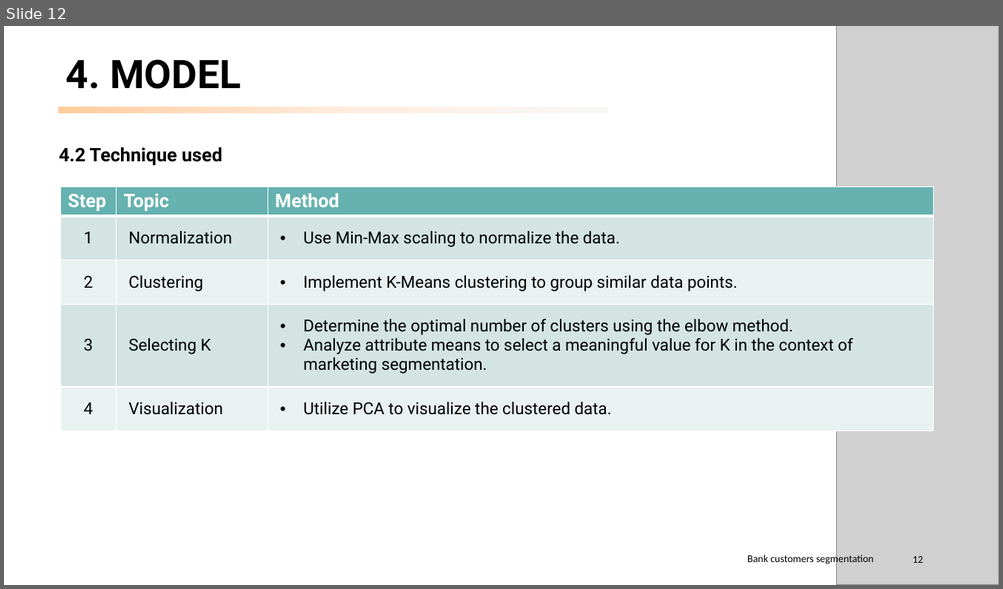
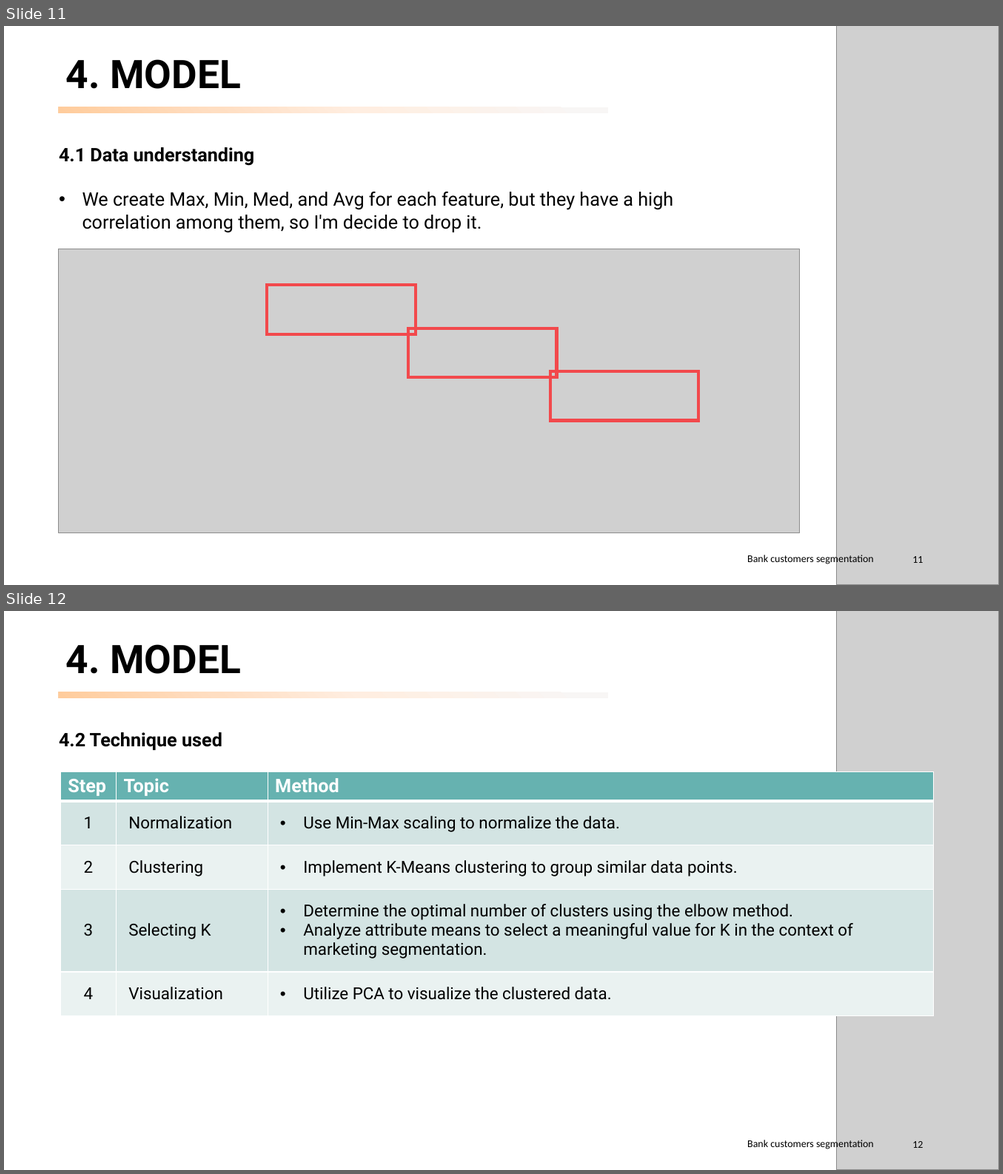
Before and after one commit to peerapat-t/Banking-customer-segmentation, a slide deck: banking customer segmentation.pptx. Shown one above the other, each under a label of ours: slide 12 before the commit, slides 11 and 12 after it. The pictures are 1003x589 and 1003x1174 pixels, drawn with LibreOffice and Linux fonts; fonts in the diff are those of the drawing; grey boxes stand for pictures. Boxes give left, top, right and bottom in pixels: in the first picture for what was removed or moved away, otherwise in the second. Text is boxed around its words. In the diff, an @@ line names an element or a change of style, - is before the commit and + after.

```diff
--- a/banking customer segmentation.pptx
+++ b/banking customer segmentation.pptx
@@ slide 11 added at (x1=4, y1=26, x2=999, y2=585), background #FFFFFF @@
@@ picture added at (x1=836, y1=26, x2=999, y2=585) @@
@@ title added at (x1=66, y1=59, x2=241, y2=89), 38 pt, text #000000, bold @@
+4. MODEL
@@ rectangle added at (x1=59, y1=107, x2=608, y2=113), fill gradient #FFCC9C to #FFDEC3 to #FFEEE2 to #F8F6F5 @@
@@ text added at (x1=59, y1=147, x2=673, y2=233), 18 pt, text #000000 @@
+4.1 Data understanding
+• We create Max, Min, Med, and Avg for each feature, but they have a high correlation among them, so I'm decide to drop it.
@@ picture added at (x1=59, y1=249, x2=799, y2=534) @@
@@ rectangle added at (x1=267, y1=286, x2=415, y2=335), outline #F2494C 3 pt @@
@@ rectangle added at (x1=408, y1=329, x2=557, y2=378), outline #F2494C 3 pt @@
@@ rectangle added at (x1=550, y1=372, x2=699, y2=420), outline #F2494C 3 pt @@
@@ text added at (x1=747, y1=554, x2=874, y2=566), 10 pt, text #000000 @@
+Bank customers segmentation
@@ page number added at (x1=912, y1=557, x2=922, y2=563), 10 pt, text #000000 @@
+11
```
Also in this commit, not shown: 4 slides changed, 1 slide removed, 2 other files.
